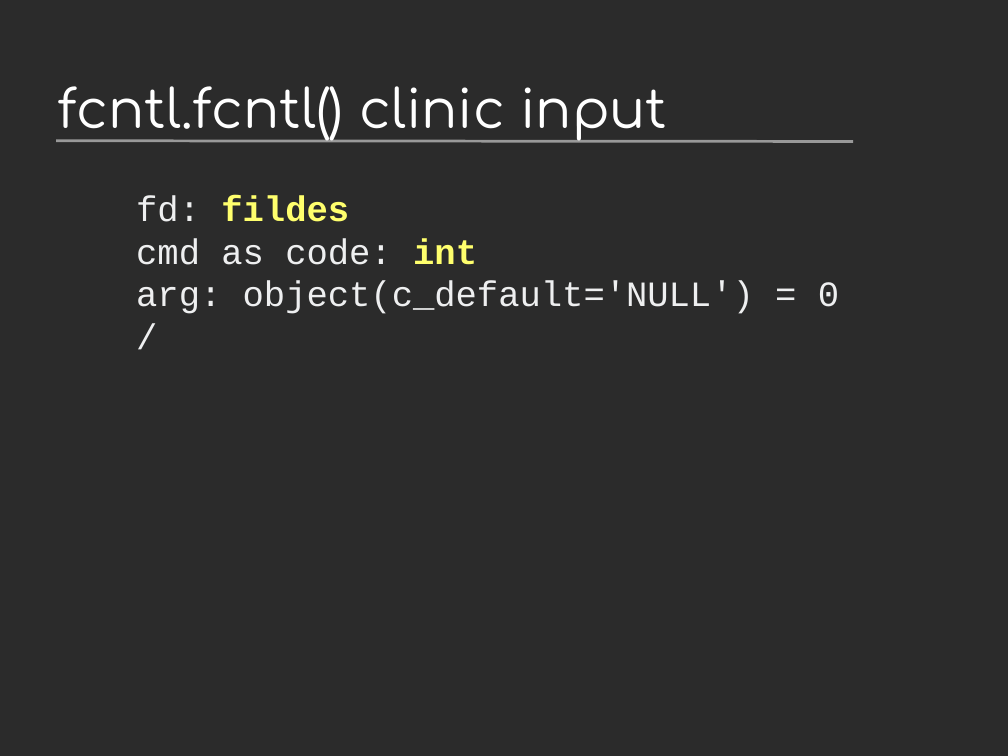
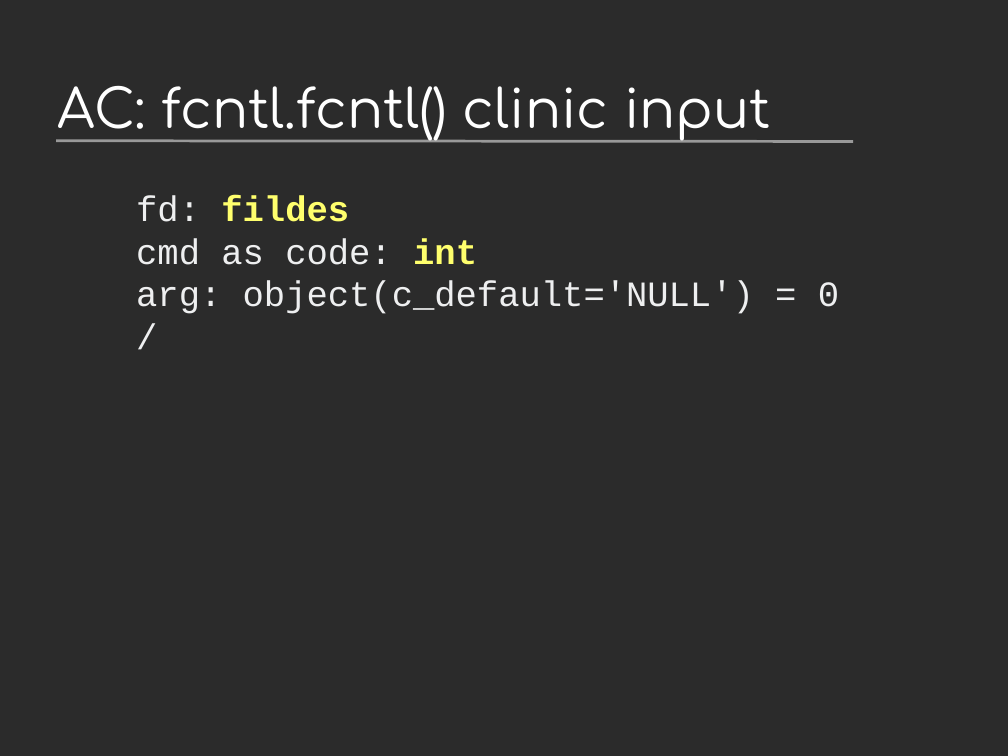
Before and after one commit to vstinner/talks, a slide deck: slide 12 of 2024-PyconUS-LangSummit/c-api.odp (slide 10 before the commit). Drawn at 1008x756 pixels with LibreOffice and Linux fonts; fonts in the diff are those of the drawing; background and template pictures are left out; a plain dark background stands for a picture behind light text. Boxes give left, top, right and bottom in pixels: in the first picture for what was removed or moved away, otherwise in the second. Text is boxed around its words. In the diff, an @@ line names an element or a change of style, - is before the commit and + after.

```diff
--- a/2024-PyconUS-LangSummit/c-api.odp
+++ b/2024-PyconUS-LangSummit/c-api.odp
@@ title at box(58, 86, 771, 141): text changed @@
-fcntl.fcntl() clinic input
+AC: fcntl.fcntl() clinic input
```
Also in this commit, not shown: 11 other slides changed, 4 slides added, 1 other file.
